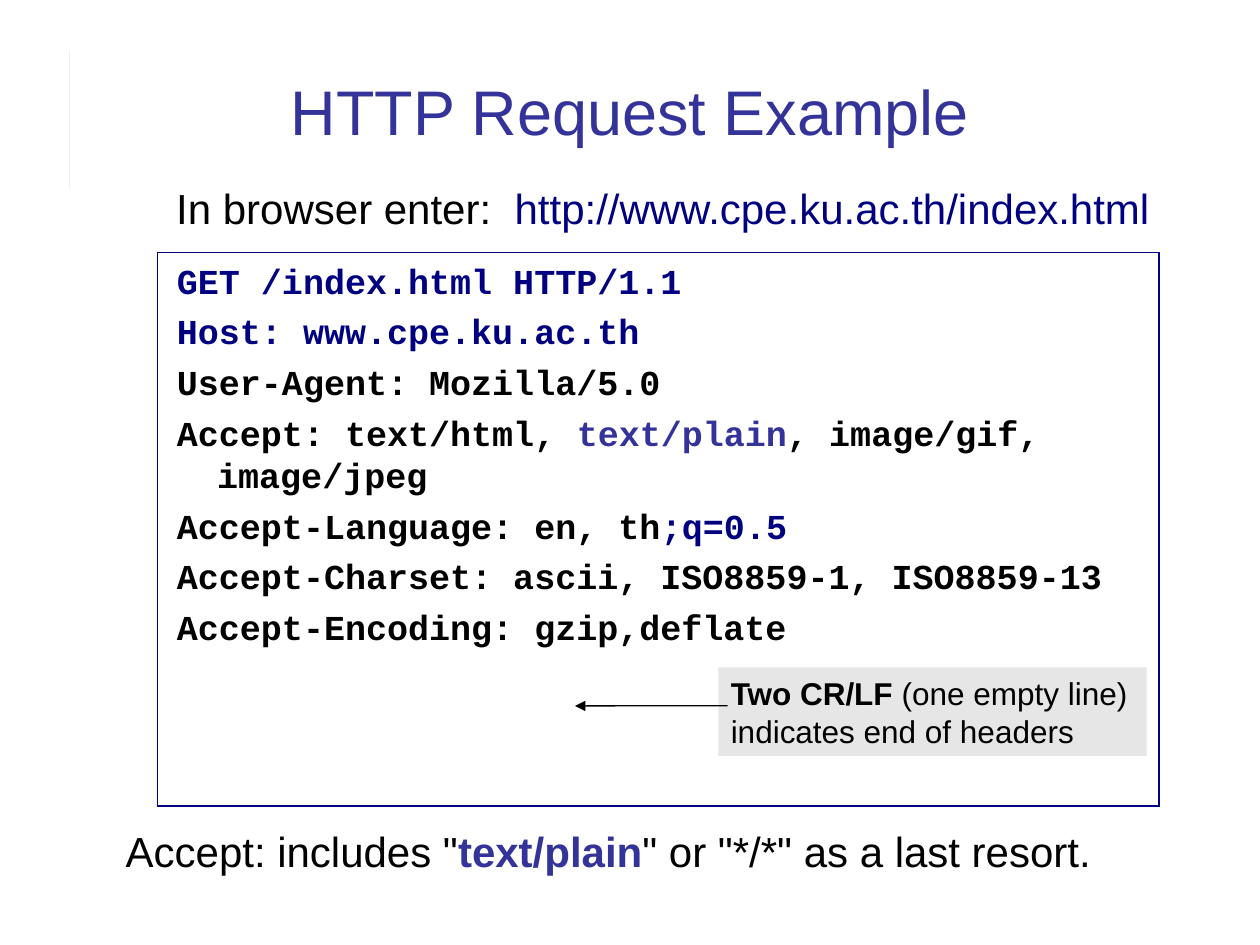
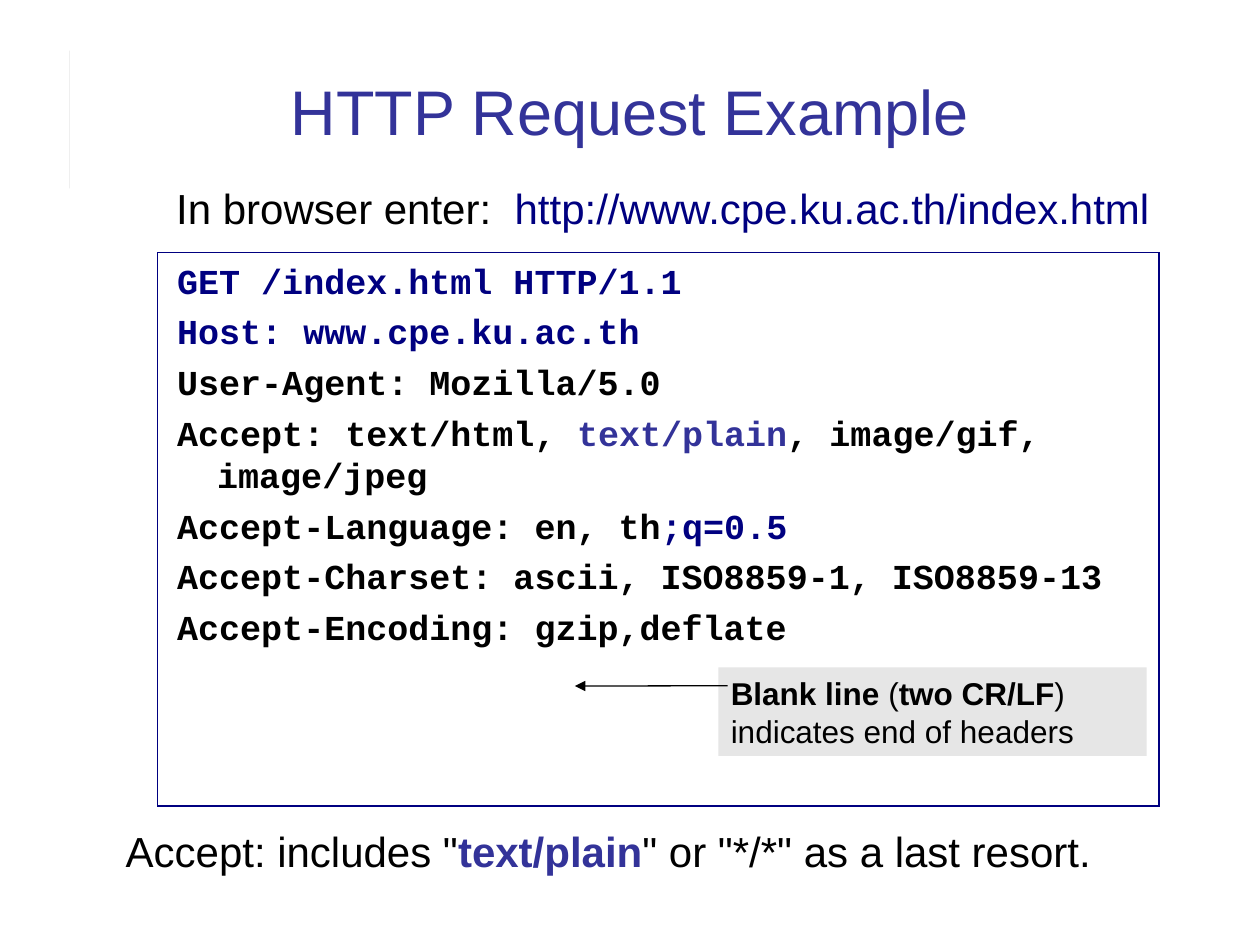
Before and after one commit to cpske/ISP, a slide deck: slide 23 of web/HTTP.ppt. Drawn at 1260x945 pixels with LibreOffice and Linux fonts; fonts in the diff are those of the drawing. Boxes give left, top, right and bottom in pixels: in the first picture for what was removed or moved away, otherwise in the second. Text is boxed around its words. In the diff, an @@ line names an element or a change of style, - is before the commit and + after.

Commit message:
update slides on HTTP

```diff
--- a/web/HTTP.ppt
+++ b/web/HTTP.ppt
@@ arrow moved from (727, 706) - (575, 706) to (727, 685) - (575, 685) @@
@@ text in rectangle at (731, 682, 1074, 744): text changed @@
-Two CR/LF (one empty line) indicates end of headers
+Blank line (two CR/LF) indicates end of headers
```
Also in this commit, not shown: 29 other slides changed, 4 slides added, 1 other file.
